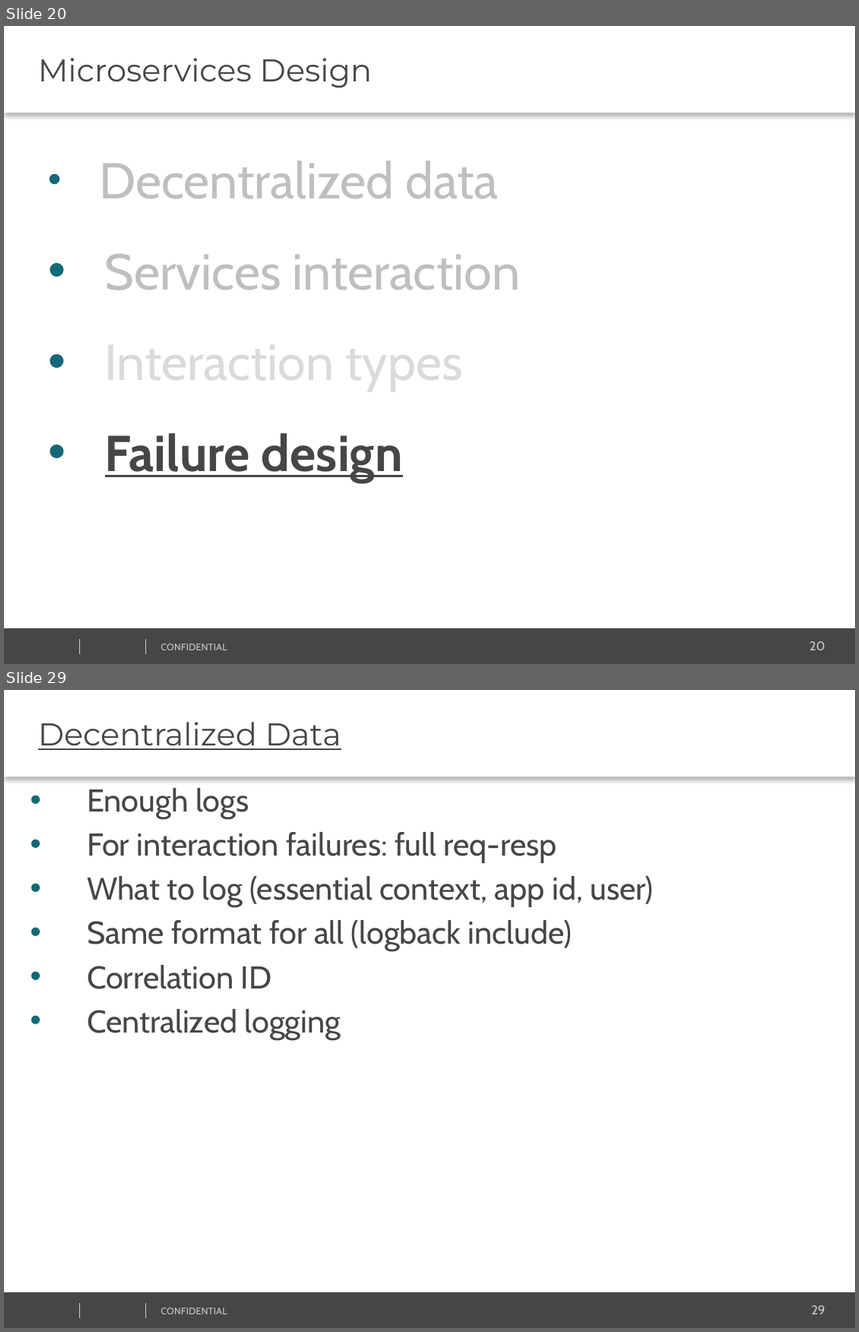
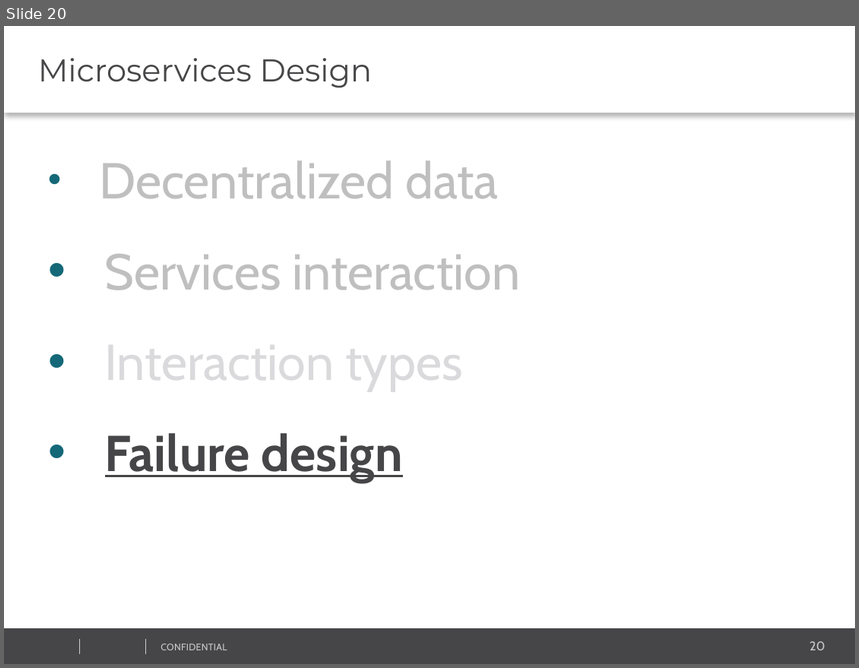
Before and after one commit to vitali-kviatkouski/personal, a slide deck: MicroservicesITWeek2017.pptx. Shown one above the other, each under a label of ours: slides 20 and 29 before the commit, slide 20 after it; the slides between them are not shown. The pictures are 859x1332 and 859x668 pixels, drawn with LibreOffice and Linux fonts; fonts in the diff are those of the drawing; background and template pictures are left out. Boxes give left, top, right and bottom in pixels: in the first picture for what was removed or moved away, otherwise in the second. Text is boxed around its words. In the diff, an @@ line names an element or a change of style, - is before the commit and + after.

```diff
--- a/MicroservicesITWeek2017.pptx
+++ b/MicroservicesITWeek2017.pptx
@@ slide 29 removed at bbox=[4, 690, 855, 1328], background #FFFFFF; not listed: 5 template elements that a slide beside it also shows @@
@@ text removed at bbox=[4, 690, 855, 777] @@
-Decentralized Data
@@ text removed at bbox=[87, 788, 653, 1040] @@
-• Enough logs
-• For interaction failures: full req-resp
-• What to log (essential context, app id, user)
-• Same format for all (logback include)
-• Correlation ID
-• Centralized logging
```
Also in this commit, not shown: 9 slides changed, 4 slides added.
